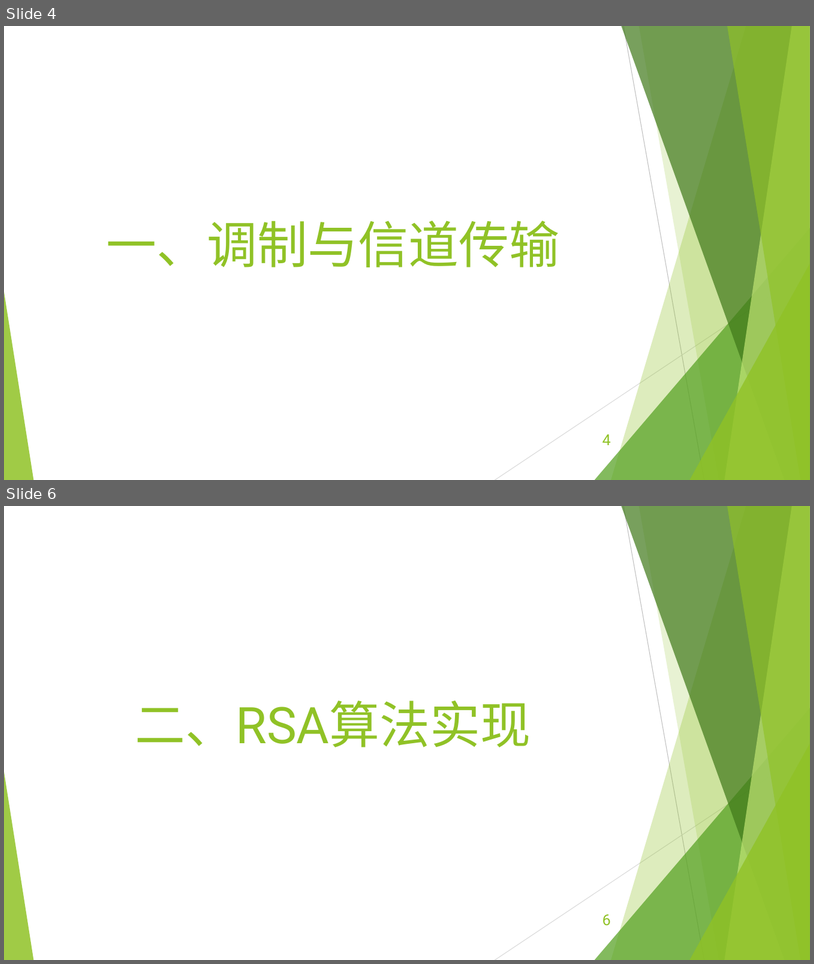
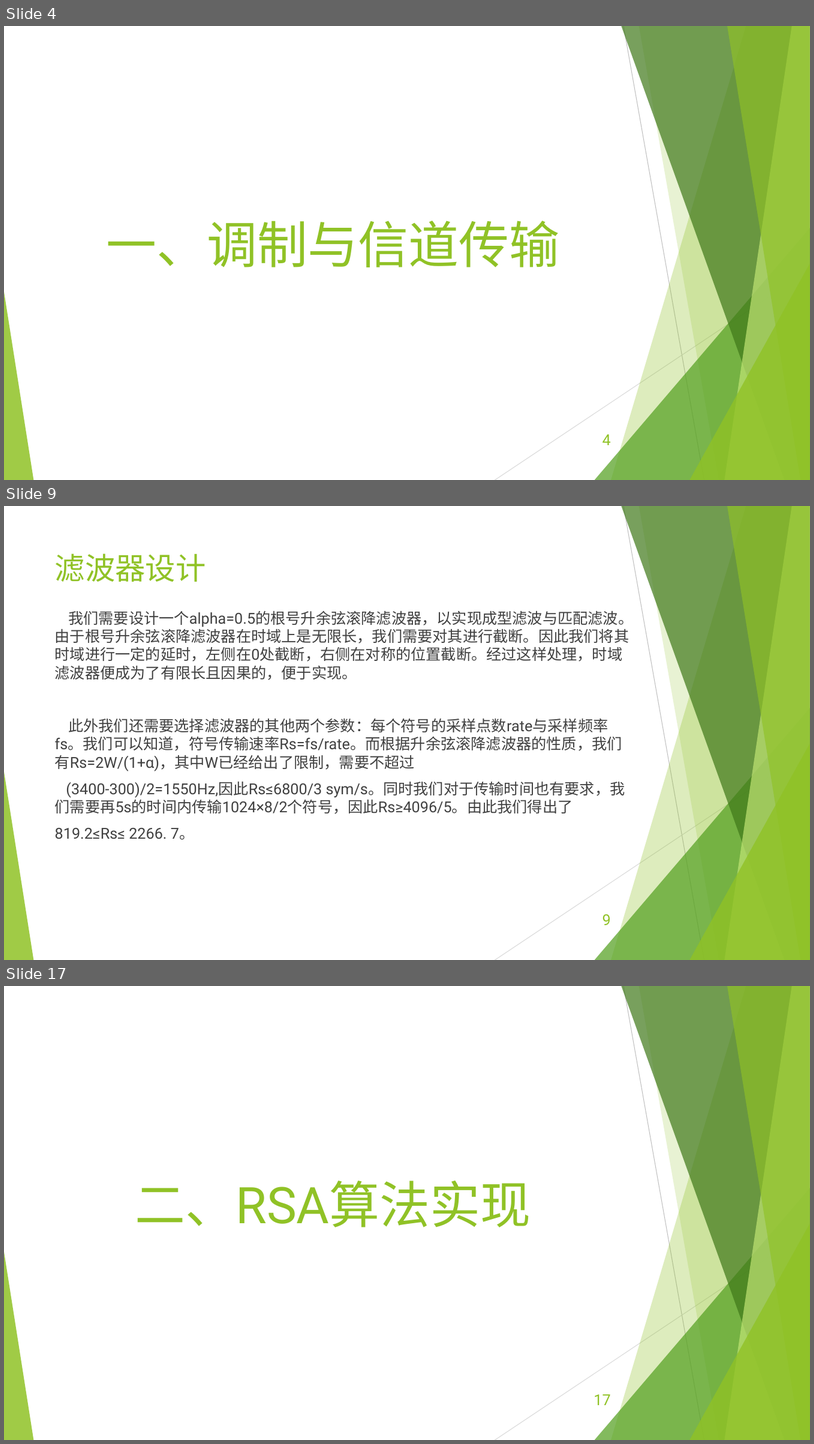
Before and after one commit to EECodingPresentation/project2, a slide deck: 展示报告.pptx. Shown one above the other, each under a label of ours: slides 4 and 6 before the commit, slides 4, 9 and 17 after it; the slides between them are not shown. The pictures are 814x964 and 814x1444 pixels, drawn with LibreOffice and Linux fonts; fonts in the diff are those of the drawing. Boxes give left, top, right and bottom in pixels: in the first picture for what was removed or moved away, otherwise in the second. Text is boxed around its words. In the diff, an @@ line names an element or a change of style, - is before the commit and + after.

```diff
--- a/展示报告.pptx
+++ b/展示报告.pptx
@@ slide 9 added at (x1=4, y1=506, x2=810, y2=960), background #FFFFFF; not listed: 10 template elements that a slide beside it also shows @@
@@ title added at (x1=55, y1=553, x2=206, y2=582), 36 pt, text #90C226 @@
+滤波器设计
@@ text added at (x1=55, y1=611, x2=633, y2=840), 18 pt, text #404040 @@
+我们需要设计一个alpha=0.5的根号升余弦滚降滤波器，以实现成型滤波与匹配滤波。由于根号升余弦滚降滤波器在时域上是无限长，我们需要对其进行截断。因此我们将其时域进行一定的延时，左侧在0处截断，右侧在对称的位置截断。经过这样处理，时域滤波器便成为了有限长且因果的，便于实现。
+此外我们还需要选择滤波器的其他两个参数：每个符号的采样点数rate与采样频率fs。我们可以知道，符号传输速率Rs=fs/rate。而根据升余弦滚降滤波器的性质，我们有Rs=2W/(1+α)，其中W已经给出了限制，需要不超过
+(3400-300)/2=1550Hz,因此Rs≤6800/3 sym/s。同时我们对于传输时间也有要求，我 们需要再5s的时间内传输1024×8/2个符号，因此Rs≥4096/5。由此我们得出了
+819.2≤Rs≤ 2266. 7。
@@ page number added at (x1=603, y1=914, x2=611, y2=925), 18 pt, text #90C226 @@
+9
@@ what was slide 6 is now slide 17 @@
@@ page number at (x1=594, y1=1394, x2=611, y2=1405): text changed @@
-6
+17
```
Also in this commit, not shown: 11 other slides added, 1 slide removed, 2 other files.
